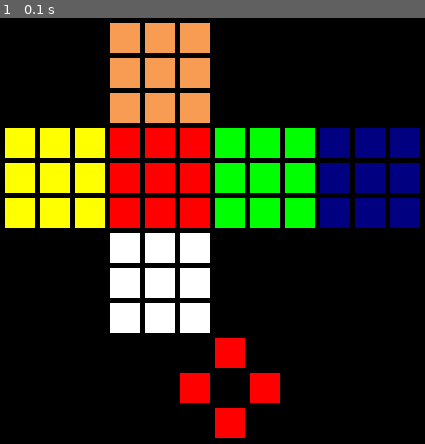
Above: before the commit, frame 1.
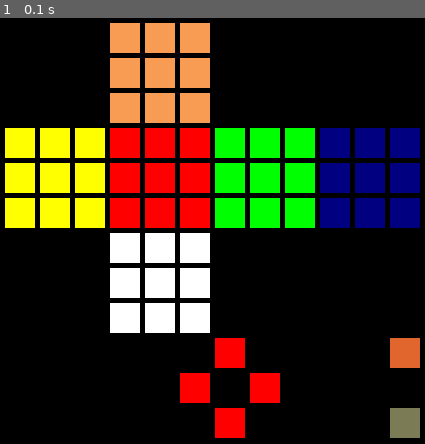
Above: after the commit, the same moment.

Repository: danielh2942/Rcubepygame
Game: pygame game, started from init.py
Two runs of this game, one before a commit and one after it. Both use one fixed random seed, a clock stepped at 60 frames per second and the inputs below. The source is Python 2; it was converted automatically to run under Python 3.
Inputs:
- Up to frame 1 (0.1 s): no input

The runs differ from the first frame. In frame 1, 1.0% of the frame differs, in the area x 91-99%, y 75-99%.

Commit message:
FINISHED IT
VERSION 1 COMPLETE

Diff:
--- a/init.py
+++ b/init.py
@@ -1,9 +1,10 @@
+from random import randint
 import pygame
 
 """
-Rubiks cube in python
+Rubicks cube in python
 test
-version 0.3
+version 1
 2017 Daniel Hannon
 
 
@@ -59,42 +60,46 @@
 #filler
 
 filler = [BLACK,BLACK,BLACK]
-
-""" Defining front """
-front1 = [RED, RED, RED]
-front2 = [RED, RED, RED]
-front3 = [RED, RED, RED]
-front = [front1,front2,front3]
-
-"""defining left side """
-left1 = [YELLOW, YELLOW, YELLOW]
-left2 = [YELLOW, YELLOW, YELLOW]
-left3 = [YELLOW, YELLOW, YELLOW]
-left_side = [left1,left2,left3]
-
-"""defining right side"""
-right1 = [GREEN, GREEN, GREEN]
-right2 = [GREEN, GREEN, GREEN]
-right3 = [GREEN, GREEN, GREEN]
-right_side = [right1,right2,right3]
-
-"""defining back"""
-back1 = [BLUE, BLUE, BLUE]
-back2 = [BLUE, BLUE, BLUE]
-back3 = [BLUE, BLUE, BLUE]
-back = [back1,back2,back3]
-
-"""defining top"""
-top1 = [ORANGE, ORANGE, ORANGE]
-top2 = [ORANGE, ORANGE, ORANGE]
-top3 = [ORANGE, ORANGE, ORANGE]
-top_row = [top1,top2,top3]
-
-"""defining bottom"""
-bottom1 = [WHITE, WHITE, WHITE]
-bottom2 = [WHITE, WHITE, WHITE]
-bottom3 = [WHITE, WHITE, WHITE]
-bottom_row = [bottom1,bottom2,bottom3]
+def reset():
+    """ Defining front """
+    front1 = [RED, RED, RED]
+    front2 = [RED, RED, RED]
+    front3 = [RED, RED, RED]
+    front = [front1,front2,front3]
+
+    """defining left side """
+    left1 = [YELLOW, YELLOW, YELLOW]
+    left2 = [YELLOW, YELLOW, YELLOW]
+    left3 = [YELLOW, YELLOW, YELLOW]
+    left_side = [left1,left2,left3]
+
+    """defining right side"""
+    right1 = [GREEN, GREEN, GREEN]
+    right2 = [GREEN, GREEN, GREEN]
+    right3 = [GREEN, GREEN, GREEN]
+    right_side = [right1,right2,right3]
+
+    """defining back"""
+    back1 = [BLUE, BLUE, BLUE]
+    back2 = [BLUE, BLUE, BLUE]
+    back3 = [BLUE, BLUE, BLUE]
+    back = [back1,back2,back3]
+
+    """defining top"""
+    top1 = [ORANGE, ORANGE, ORANGE]
+    top2 = [ORANGE, ORANGE, ORANGE]
+    top3 = [ORANGE, ORANGE, ORANGE]
+    top_row = [top1,top2,top3]
+
+    """defining bottom"""
+    bottom1 = [WHITE, WHITE, WHITE]
+    bottom2 = [WHITE, WHITE, WHITE]
+    bottom3 = [WHITE, WHITE, WHITE]
+    bottom_row = [bottom1,bottom2,bottom3]
+
+    return front,left_side,right_side,back,top_row,bottom_row
+
+front,left_side,right_side,back,top_row,bottom_row = reset()
 
 """rows"""
 row1 = left_side[0] + front[0] + right_side[0] + back[0]
@@ -120,30 +125,32 @@
         return 9
 
 """defining the layout"""
-def refresh():
-    front = [front1,front2,front3]
+def refresh(left_side,right_side,top_row,bottom_row,front,back):
+    """front = [front1,front2,front3]
     left_side = [left1,left2,left3]
     right_side = [right1,right2,right3]
     back = [back1,back2,back3]
     top_row = [top1,top2,top3]
-    bottom_row = [bottom1,bottom2,bottom3]
+    bottom_row = [bottom1,bottom2,bottom3]"""
     row1 = left_side[0] + front[0] + right_side[0] + back[0]
     row2 = left_side[1] + front[1] + right_side[1] + back[1]
     row3 = left_side[2] + front[2] + right_side[2] + back[2]
     rows = [row1,row2,row3]
-    grid[0] = filler + top1 + filler + filler
-    grid[1] = filler + top2 + filler + filler
-    grid[2] = filler + top3 + filler + filler
+    grid[0] = filler + top_row[0] + filler + filler
+    grid[1] = filler + top_row[1] + filler + filler
+    grid[2] = filler + top_row[2] + filler + filler
     grid[3] = rows[0]
     grid[4] = rows[1]
     grid[5] = rows[2]
-    grid[6] = filler + bottom3 + filler + filler
-    grid[7] = filler + bottom2 + filler + filler
-    grid[8] = filler + bottom1 + filler + filler
+    grid[6] = filler + bottom_row[2] + filler + filler
+    grid[7] = filler + bottom_row[1] + filler + filler
+    grid[8] = filler + bottom_row[0] + filler + filler
     grid[9][6] = (255,0,0)
     grid[10][5] = (255,0,0)
     grid[10][7] = (255,0,0)
     grid[11][6] = (255,0,0)
+    grid[11][11] = (123,123,86)
+    grid[9][11] = (225,102,45)
 
 
 """Face rotations"""
@@ -177,7 +184,7 @@
         face[0] = [buffer1[0],buffer2[0],buffer3[0]]
         face[1] = [buffer1[1],buffer2[1],buffer3[1]]
         face[2] = [buffer1[2],buffer2[2],buffer3[2]]
-        print face
+
 
 
     if direction =='right':
@@ -187,21 +194,8 @@
         face[0] = [buffer1[2],buffer2[2],buffer3[2]]
         face[1] = [buffer1[1],buffer2[1],buffer3[1]]
         face[2] = [buffer1[0],buffer2[0],buffer3[0]]
-        print face
-
-    if row == 'top':
-        top1 = face[0]
-        top2 = face[1]
-        top3 = face[2]
-        refresh()
-    if row == 'bottom':
-        bottom_row = face
-    if row == 'left':
-        left_side = face
-    if row == 'right':
-        right_side = face
-    if row == 'front':
-        front = face
+
+    return face
 
 """
 up/down side rotations
@@ -322,6 +316,8 @@
         global right_side
         global back
         global front
+        global top_row
+        global bottom_row
         if direction == 'left':
 
             buffer1 = [left_side[row][0],left_side[row][1],left_side[row][2]] #Buffer exists in order to ensure no data is lost
@@ -333,18 +329,18 @@
 
             print rows[row]
             if row == 0: #checks if top row
-                face_rotation('top','right')
+                top_row = face_rotation('top','left')
             elif row == 2: #checks for bottom row
-                face_rotation('bottom','left')
+                bottom_row = face_rotation('bottom','left')
         elif direction == 'right':
             buffer2 = [left_side[row][0],left_side[row][1],left_side[row][2]] #Buffer exists in order to ensure no data is lost
             buffer1 = [right_side[row][0],right_side[row][1],right_side[row][2]]
             buffer4 = [front[row][0],front[row][1],front[row][2]]
             buffer3 = [back[row][0],back[row][1],back[row][2]]
             if row == 0: #checks if top
-                face_rotation('top','left')
+                top_row = face_rotation('top','right')
             if row == 2: #checks if bottom row
-                face_rotation('bottom','right')
+                bottom_row = face_rotation('bottom','right')
 
         if direction == 'right':
 
@@ -388,47 +384,81 @@
         if direction == 'up':
             if row == 4:
                 up(1)
-                face_rotation('left','left')
+                left_side = face_rotation('left','left')
             elif row == 5:
                 up(2)
             elif row == 6:
                 up(3)
-                face_rotation('right','right')
+                right_side = face_rotation('right','right')
         if direction  =='down':
             down(row)
             if row == 4:
-                face_rotation('left','right')
+                left_side = face_rotation('left','right')
             elif row == 6:
-                face_rotation('right','left')
-        else:
-            return False
+                right_side = face_rotation('right','left')
     elif 6<row<=9: #top region
         if direction == 'up':
             if row == 7:
                 side_up(3) #uses slightly modified up function code
-                face_rotation('front','right')
+                front = face_rotation('front','right')
             elif row == 8:
                 side_up(2)
             elif row == 9:
                 side_up(1)
-                face_rotation('back','right')
+                back = face_rotation('back','right')
 
 
         if direction == 'down':
             if row == 7:
                 side_down(3) #uses slightly modified down function code
-                face_rotation('front','left')
+                front = face_rotation('front','left')
             elif row == 8:
                 side_down(2)
             elif row == 9:
                 side_down(1)
-                face_rotation('back','right')
-            else:
-                return False
-    else:
-        return False
-
-refresh()
+                back = face_rotation('back','right')
+    return front,left_side,right_side,back,top_row,bottom_row
+
+command = [0,0]
+def randomize():
+    global command
+    for f in range(randint(1,30)):
+                   fa = ["up","down","left","right"]
+
+                   a = randint(0,3)
+                   command[0]=fa[a]
+                   row = randint(0,5)
+                   if (row == 0 or row == 1 or row == 2):
+                       command[1] = 9
+                       if command[0] == "left":
+                           command[0] = "down"
+                           command[1] = up_down_conditional(row)
+                       elif command[0] == "right":
+                           command[0] = "up"
+                           command[1] = up_down_conditional(row)
+                       elif command[0] == "up":
+                           if column == 3:
+                               command[1] = 4
+                           if column == 4:
+                               command[1] = 5
+                           if column == 5:
+                               command[1] = 6
+                   elif row == 3 or row == 4 or row == 5:
+                       if command[0] == "left" or command[0] == 'right':
+                           if row == 3:
+                              command[1] = 1
+                           if row == 4:
+                              command[1] = 2
+                           if row == 5:
+                              command[1] = 3
+                   if command[0] != 0 and command[1] != 0:
+                        rotate(command[1],command[0])
+                        print command
+                        command = [0,0]
+                        front,left_side,right_side,back,top_row,bottom_row = refresh(left_side,right_side,top_row,bottom_row,front,back)
+
+
+refresh(left_side,right_side,top_row,bottom_row,front,back)
 #starting pygame
 pygame.init()
 
@@ -437,12 +467,12 @@
 screen = pygame.display.set_mode(WINDOW_SIZE)
 
 #Giving window a title
-pygame.display.set_caption("Rubicks Cube in python test v0.0001")
+pygame.display.set_caption("Rubicks Cube in python test v1")
 
 #manage refresh rate
 
 clock = pygame.time.Clock()
-command = [0,0]
+
 #variable that declares whether the game is running or not
 stopped = False
 while not stopped:
@@ -461,6 +491,13 @@
                 command[0] = "up"
             if row == 11 and column == 6:
                 command[0] = "down"
+            if row == 11 and column == 11:
+                   randomize()
+            if row == 9 and column == 11:
+                front,left_side,right_side,back,top_row,bottom_row = reset()
+                print "Rubiks Cube Reset"
+                if debugging == True:
+                    output.write("\n --Rubiks Cube Reset--")
 
             if (row == 0 or row == 1 or row == 2) and column > 2 and column < 6:
                 command[1] = 9
@@ -486,7 +523,7 @@
                     if row == 5:
                         command[1] = 3
     if command[0] != 0 and command[1] != 0:
-        rotate(command[1],command[0])
+        front,left_side,right_side,back,top_row,bottom_row = rotate(command[1],command[0])
         print command
         if debugging == True:
             output.write("\n %s"%(command))
@@ -497,7 +534,7 @@
                 if i == 10:
                     break
         command = [0,0]
-    refresh()
+    refresh(left_side,right_side,top_row,bottom_row,front,back)
 
     #draw grid
     for row in range(13):
@@ -512,3 +549,5 @@
 pygame.quit()
 """for i in range(10):
     print grid[i]"""
+if debugging == True:
+    output.close()
